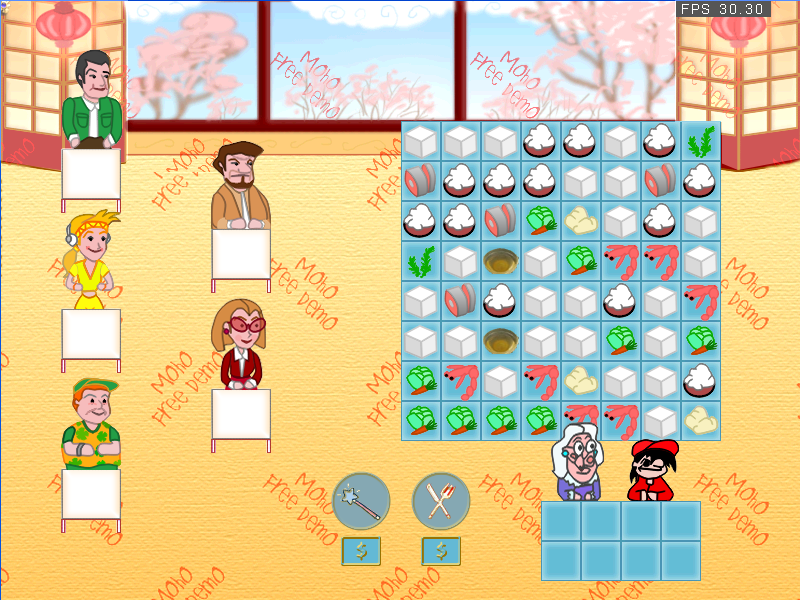
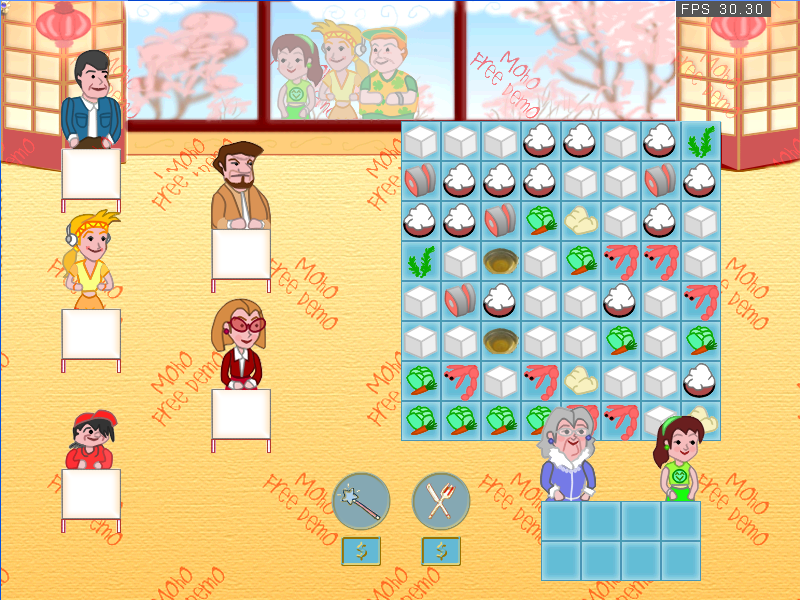
Comparing the layer stacks of the two 800x600 images. Changes:
painted on "Boy" over 65, 409, 679, 501
renamed "Old woman" to "OldLady", painted on it over 536, 406, 604, 501
renamed "Worker" to "Слой 2", painted on it over 61, 49, 122, 149
removed layer "Tourist" over 61, 377, 121, 470
added layer "Tourist (копия)" above "Critic" over 359, 26, 419, 119
added layer "Student (копия)" above "Student" over 271, 33, 324, 119
painted on "Student" over 61, 258, 705, 501
added layer "Vegetarian (копия)" above "Vegetarian" over 311, 19, 371, 119
added layer "Vegetarian" above "Buisnes" over 68, 258, 110, 309
